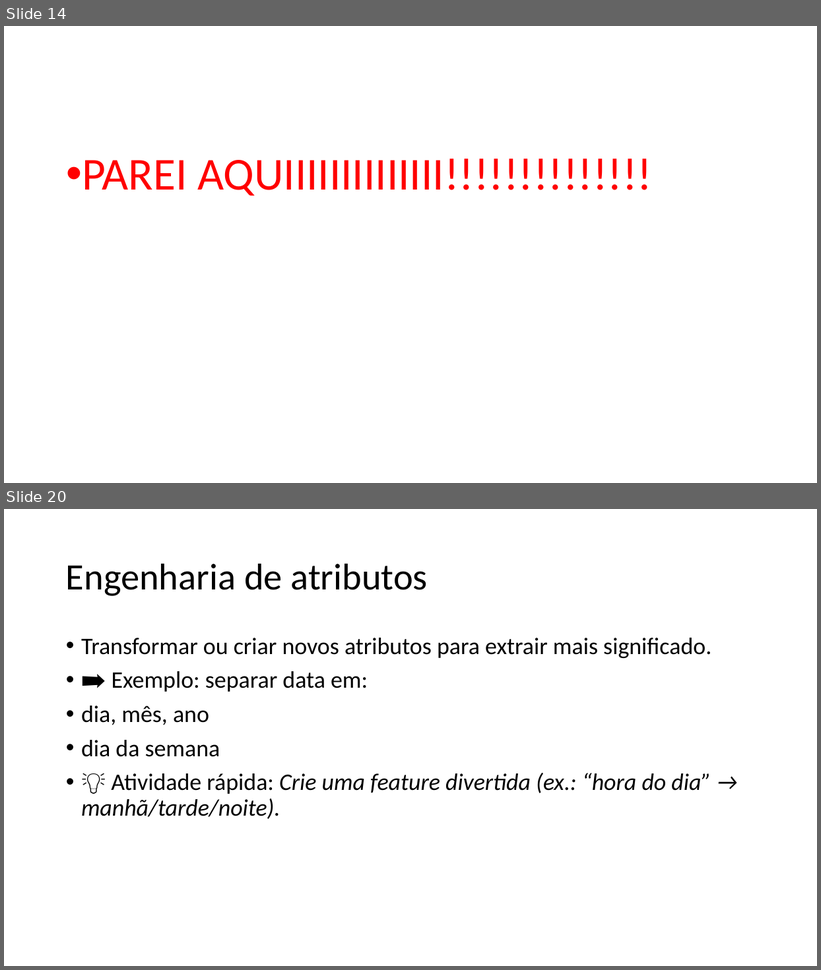
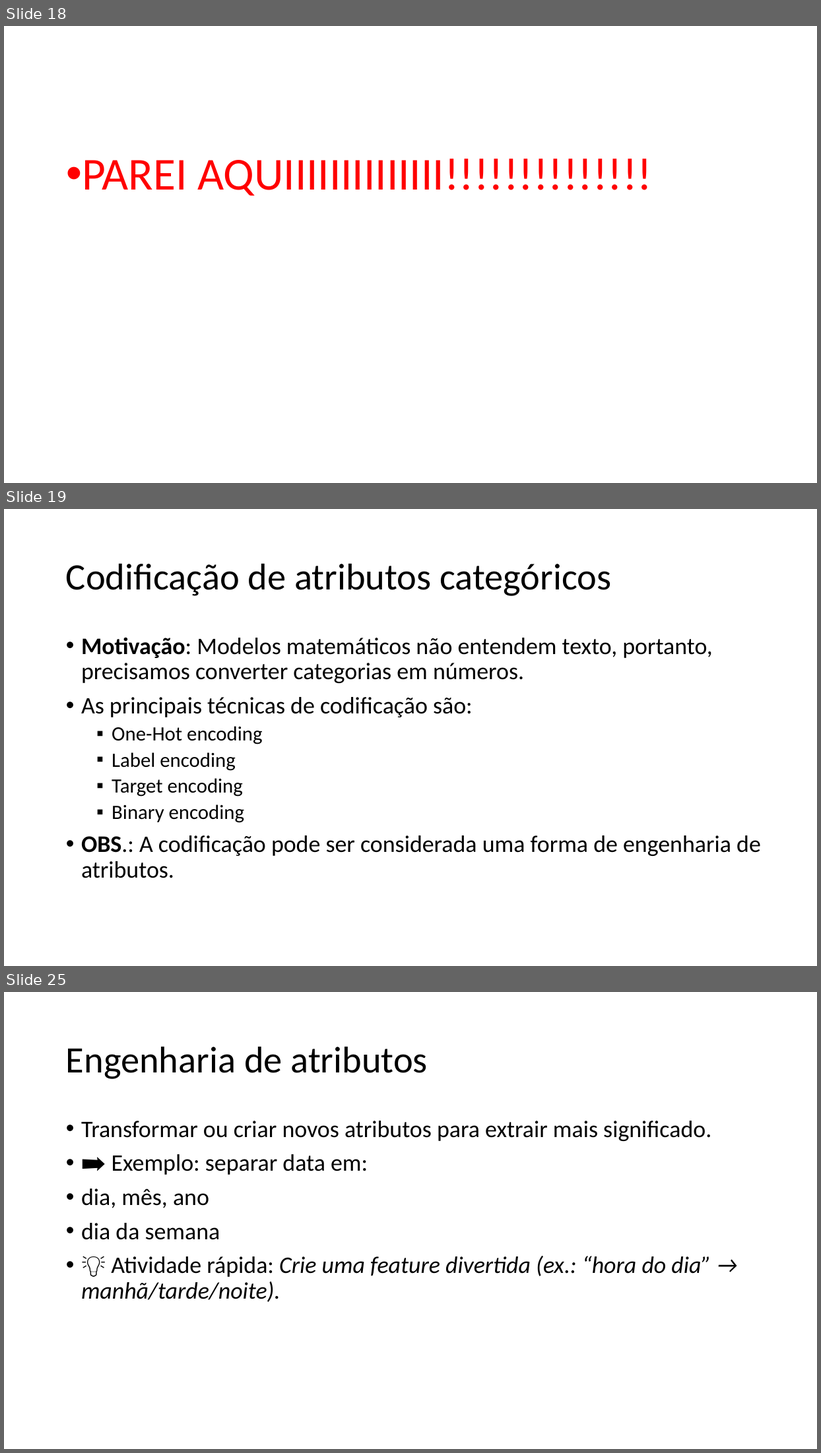
Before and after one commit to zz4fap/c24_inteligencia_artificial, a slide deck: slides/C24_Transformações.pptx. Shown one above the other, each under a label of ours: slides 14 and 20 before the commit, slides 18, 19 and 25 after it; the slides between them are not shown. The pictures are 821x970 and 821x1453 pixels, drawn with LibreOffice and Linux fonts; fonts in the diff are those of the drawing. Boxes give left, top, right and bottom in pixels: in the first picture for what was removed or moved away, otherwise in the second. Text is boxed around its words. In the diff, an @@ line names an element or a change of style, - is before the commit and + after.

```diff
--- a/slides/C24_Transformações.pptx
+++ b/slides/C24_Transformações.pptx
@@ slide 19 added at (x1=4, y1=509, x2=817, y2=966), background #FFFFFF @@
@@ title added at (x1=66, y1=563, x2=611, y2=596), 44 pt, text #000000 @@
+Codificação de atributos categóricos
@@ text added at (x1=81, y1=637, x2=761, y2=879), 28 pt, text #000000 @@
+• Motivação: Modelos matemáticos não entendem texto, portanto, precisamos converter categorias em números.
+• As principais técnicas de codificação são:
+  ▪ One-Hot encoding
+  ▪ Label encoding
+  ▪ Target encoding
+  ▪ Binary encoding
+• OBS.: A codificação pode ser considerada uma forma de engenharia de atributos.
@@ what was slide 14 is now slide 18 @@
@@ what was slide 20 is now slide 25 @@
```
Also in this commit, not shown: 2 slides changed, 5 other slides added, 2 slides removed.
